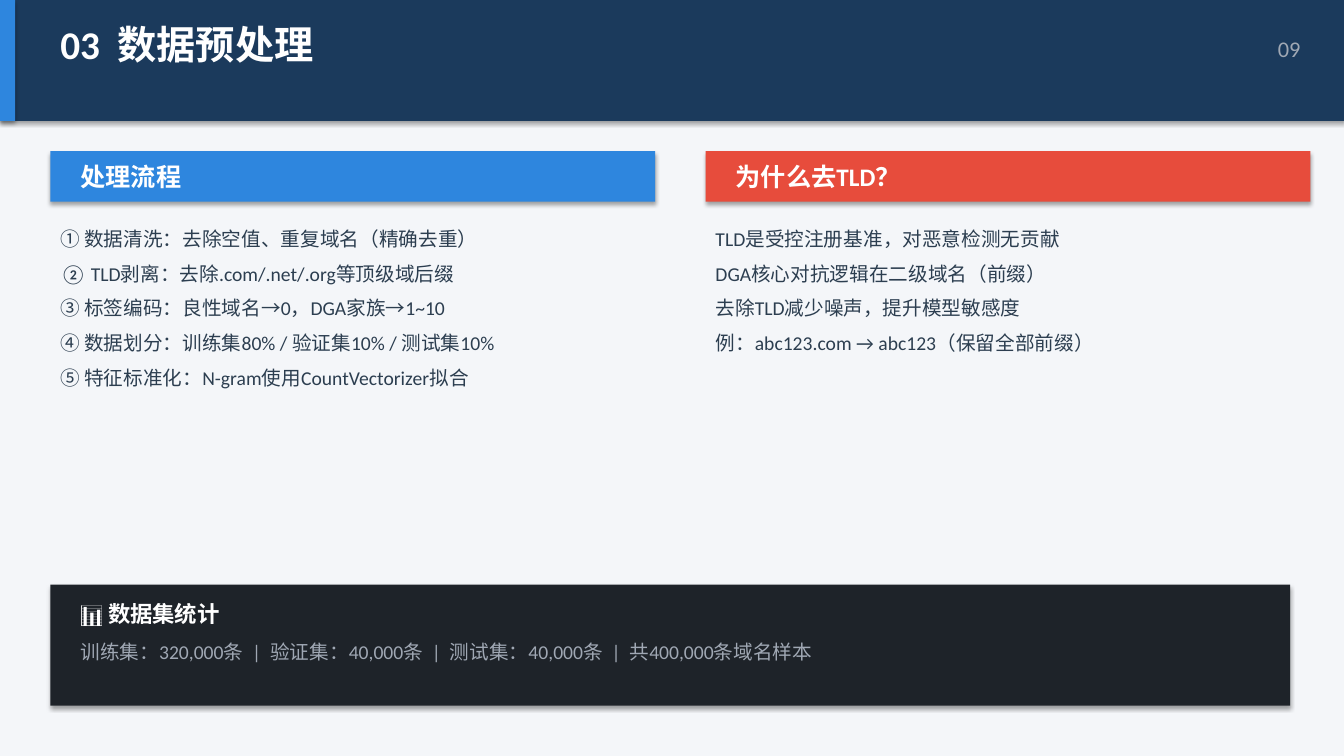
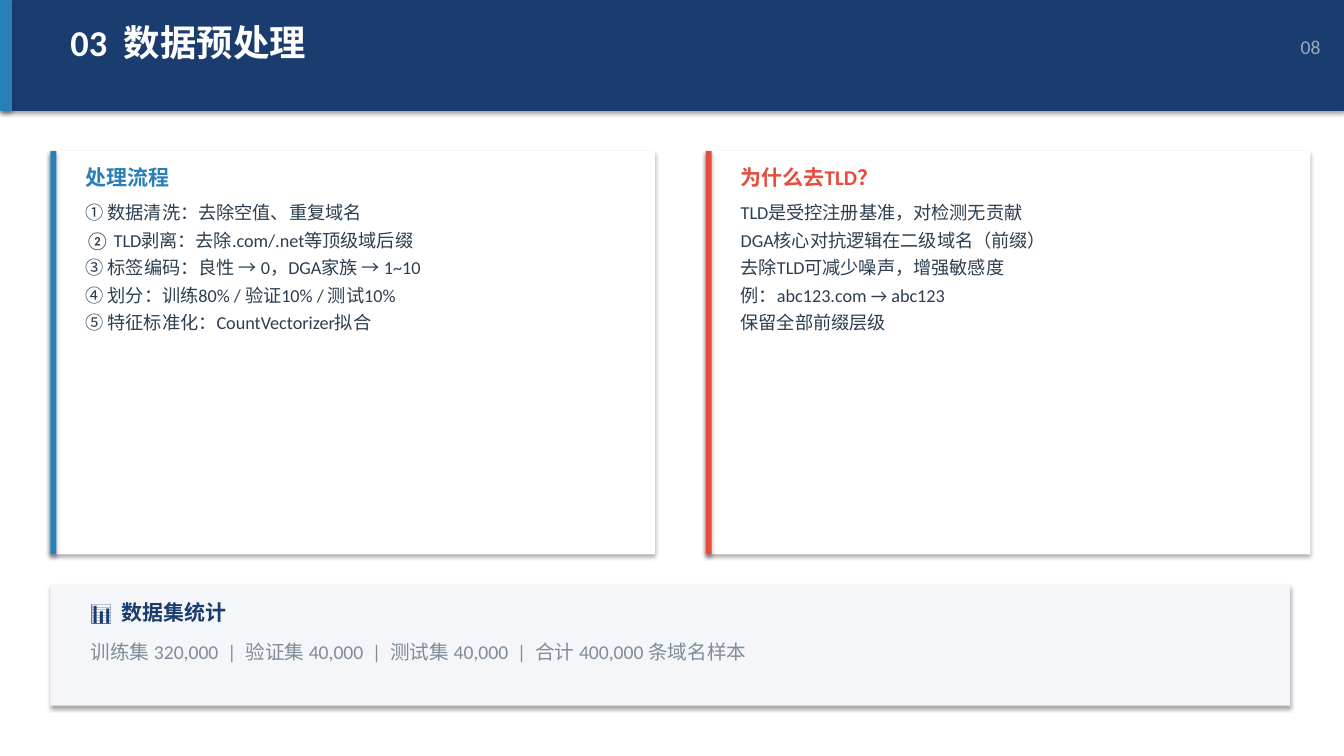
Before and after one commit to sweeete/Cloud-Security-Study, a slide deck: slide 8 of Graduation-Project/毕业答辩PPT.pptx. Drawn at 1344x756 pixels with LibreOffice and Linux fonts; fonts in the diff are those of the drawing. Boxes give left, top, right and bottom in pixels: in the first picture for what was removed or moved away, otherwise in the second. Text is boxed around its words. In the diff, an @@ line names an element or a change of style, - is before the commit and + after.

Commit message:
fix: 优化PPT排版，精确定位+统一格式
- 使用 inches 精确定位所有元素
- 深色封面 + 浅色正文配色方案
- 统一顶部标题栏 + 页码
- 卡片式 section_box 布局
- 表格交替行 + 高亮行
- section_box 函数统一管理卡片样式

```diff
--- a/Graduation-Project/毕业答辩PPT.pptx
+++ b/Graduation-Project/毕业答辩PPT.pptx
@@ background #F4F6F9 to #FFFFFF @@
@@ rectangle: place and size @@
-rectangle at (0, 0, 1344, 121)
+rectangle at (0, 0, 1344, 111)
@@ rectangle at (0, 0, 1344, 111): fill #1B3A5C to #1A3C6E @@
@@ rectangle: place and size @@
-rectangle at (0, 0, 15, 121)
+rectangle at (0, 0, 12, 111)
@@ rectangle at (0, 0, 12, 111): fill #2E86DE to #2980B9 @@
@@ text "03 数据预处理": place and size @@
-text "03 数据预处理" at (60, 25, 314, 63)
+text "03 数据预处理" at (70, 25, 306, 60)
@@ text "03 数据预处理" at (70, 25, 306, 60): size 28 to 26 pt @@
@@ text at (1301, 40, 1321, 54): text changed; size 16 to 14 pt; text colour #A0A8B4 to #99AABB @@
-09
+08
@@ rectangle: place and size @@
-rectangle at (50, 151, 655, 202)
+rectangle at (50, 151, 655, 555)
@@ rectangle at (50, 151, 655, 555): fill #2E86DE to #FFFFFF @@
@@ rectangle added at (50, 151, 56, 555), fill #2980B9 @@
@@ text "处理流程" at (85, 167, 169, 187): size 18 to 15 pt, text colour #FFFFFF to #2980B9 @@
@@ rectangle removed at (706, 151, 1311, 202) @@
@@ rectangle added at (706, 151, 1311, 555), fill #FFFFFF @@
@@ rectangle added at (706, 151, 712, 555), fill #E74C3C @@
@@ text "为什么去TLD？" at (741, 167, 879, 187): size 18 to 15 pt, text colour #FFFFFF to #E74C3C @@
@@ text at (85, 203, 421, 331): text changed; size 14 to 13 pt @@
-① 数据清洗：去除空值、重复域名（精确去重）
-② TLD剥离：去除.com/.net/.org等顶级域后缀
-③ 标签编码：良性域名→0，DGA家族→1~10
-④ 数据划分：训练集80% / 验证集10% / 测试集10%
-⑤ 特征标准化：N-gram使用CountVectorizer拟合
+① 数据清洗：去除空值、重复域名
+② TLD剥离：去除.com/.net等顶级域后缀
+③ 标签编码：良性 → 0，DGA家族 → 1~10
+④ 划分：训练80% / 验证10% / 测试10%
+⑤ 特征标准化：CountVectorizer拟合
@@ text "TLD是受控注册基准，对检测无贡献": place and size @@
-text "TLD是受控注册基准，对检测无贡献" at (715, 230, 1093, 352)
+text "TLD是受控注册基准，对检测无贡献" at (741, 204, 1046, 331)
@@ text at (741, 204, 1023, 221): text changed; size 14 to 13 pt @@
-TLD是受控注册基准，对恶意检测无贡献
+TLD是受控注册基准，对检测无贡献
@@ text at (741, 232, 1046, 249): size 14 to 13 pt in "DGA核心对抗逻辑在二级域名（前缀）"; less space between paragraphs @@
@@ text at (741, 258, 1005, 331): text changed; size 14 to 13 pt @@
-去除TLD减少噪声，提升模型敏感度
-例：abc123.com → abc123（保留全部前缀）
+去除TLD可减少噪声，增强敏感度
+例：abc123.com → abc123
+保留全部前缀层级
@@ rectangle at (50, 585, 1291, 706): fill #1E2329 to #F4F6F9 @@
@@ text "📊 数据集统计": place and size @@
-text "📊 数据集统计" at (108, 603, 220, 624)
+text "📊 数据集统计" at (121, 602, 226, 622)
@@ text "📊 数据集统计" at (121, 602, 226, 622): size 16 to 15 pt, text colour #FFFFFF to #1A3C6E @@
@@ text at (91, 642, 746, 661): text changed; text colour #A0A8B4 to #7F8C9A @@
-训练集：320,000条 | 验证集：40,000条 | 测试集：40,000条 | 共400,000条域名样本
+训练集 320,000 | 验证集 40,000 | 测试集 40,000 | 合计 400,000 条域名样本
```
Also in this commit, not shown: 14 other slides changed, 1 slide added, 1 slide removed, 1 other file.
